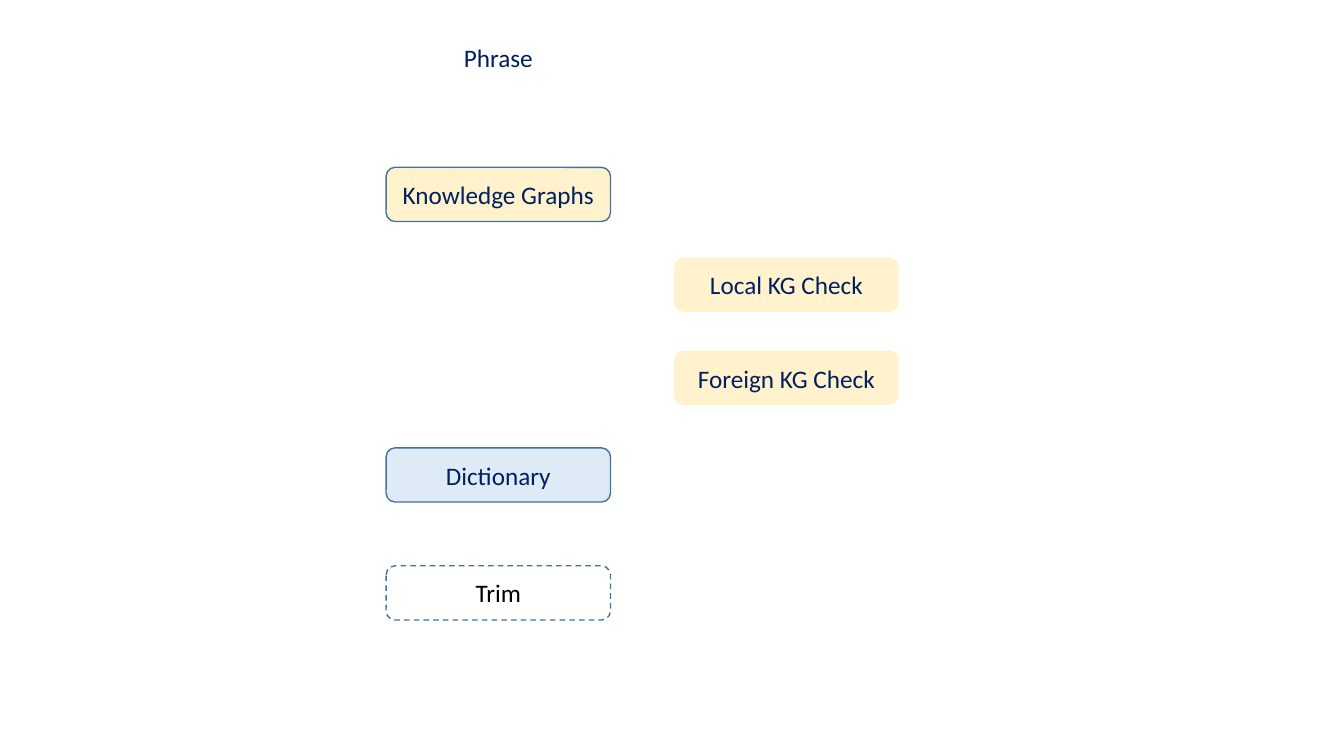
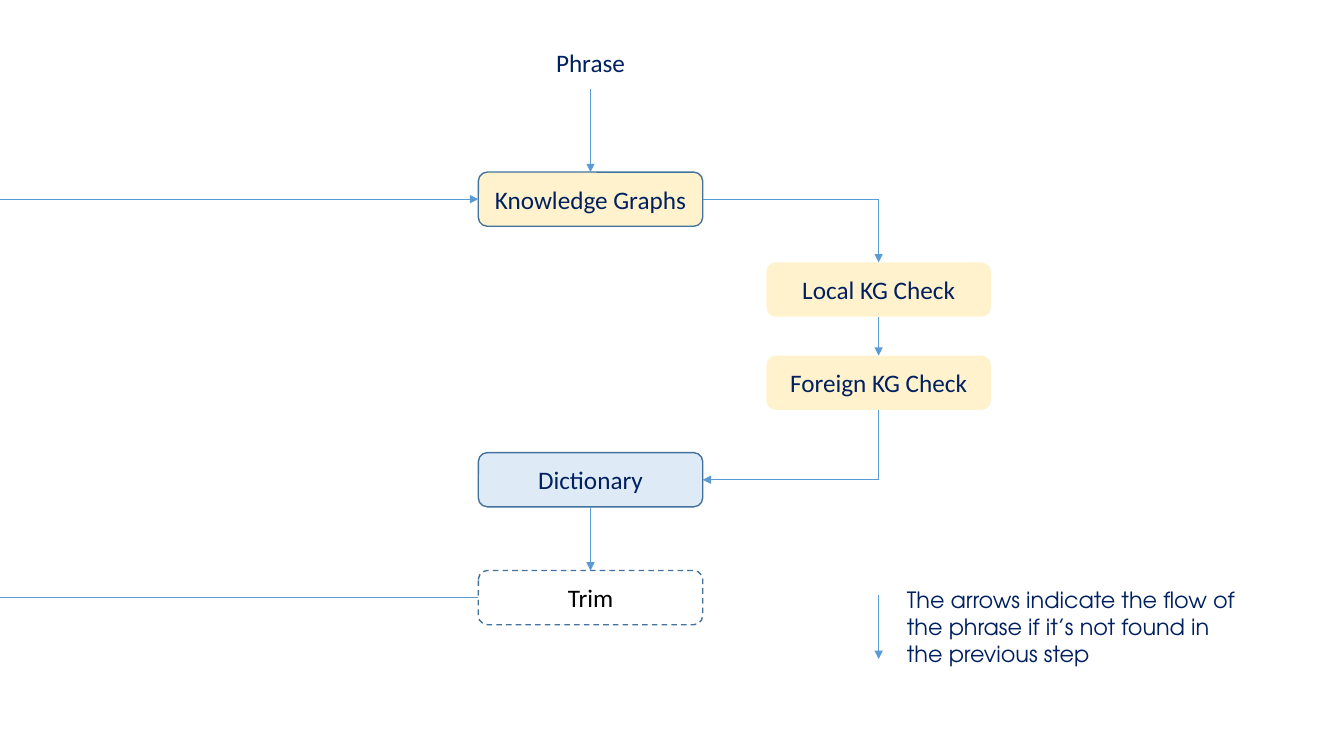
Before and after one commit to Davidwarchy/knowledgecheck, a slide deck: slide 1 of knowledge.pptx. Drawn at 1344x756 pixels with LibreOffice and Linux fonts; fonts in the diff are those of the drawing. Boxes give left, top, right and bottom in pixels: in the first picture for what was removed or moved away, otherwise in the second. Text is boxed around its words. In the diff, an @@ line names an element or a change of style, - is before the commit and + after.

Commit message:
powerpoint flow

```diff
--- a/knowledge.pptx
+++ b/knowledge.pptx
@@ arrow added from (591, 90) to (591, 172), #5B9BD5 0.5 pt @@
@@ elbow arrow added from (479, 598) to (479, 200), #5B9BD5 0.5 pt @@
@@ elbow arrow added from (703, 200) to (879, 262), #5B9BD5 0.5 pt @@
@@ rounded rectangle "Local KG Check": place and size @@
-rounded rectangle "Local KG Check" at <box>675,258,899,313</box>
+rounded rectangle "Local KG Check" at <box>766,262,991,317</box>
@@ arrow added from (879, 317) to (879, 356), #5B9BD5 0.5 pt @@
@@ rounded rectangle "Foreign KG Check": place and size @@
-rounded rectangle "Foreign KG Check" at <box>675,351,899,405</box>
+rounded rectangle "Foreign KG Check" at <box>766,356,991,410</box>
@@ elbow arrow added from (879, 410) to (703, 480), #5B9BD5 0.5 pt @@
@@ arrow added from (591, 507) to (591, 571), #5B9BD5 0.5 pt @@
@@ 3 rounded rectangles, 1 text: place and size @@
-3 rounded rectangles, 1 text at <box>386,49,611,620</box>
+3 rounded rectangles, 1 text at <box>479,54,704,625</box>
@@ arrow added from (879, 596) to (879, 659), #5B9BD5 0.5 pt @@
@@ text added at <box>907,591,1235,667</box>, 16 pt, text #002060 @@
+The arrows indicate the flow of the phrase if it’s not found in the previous step
```
